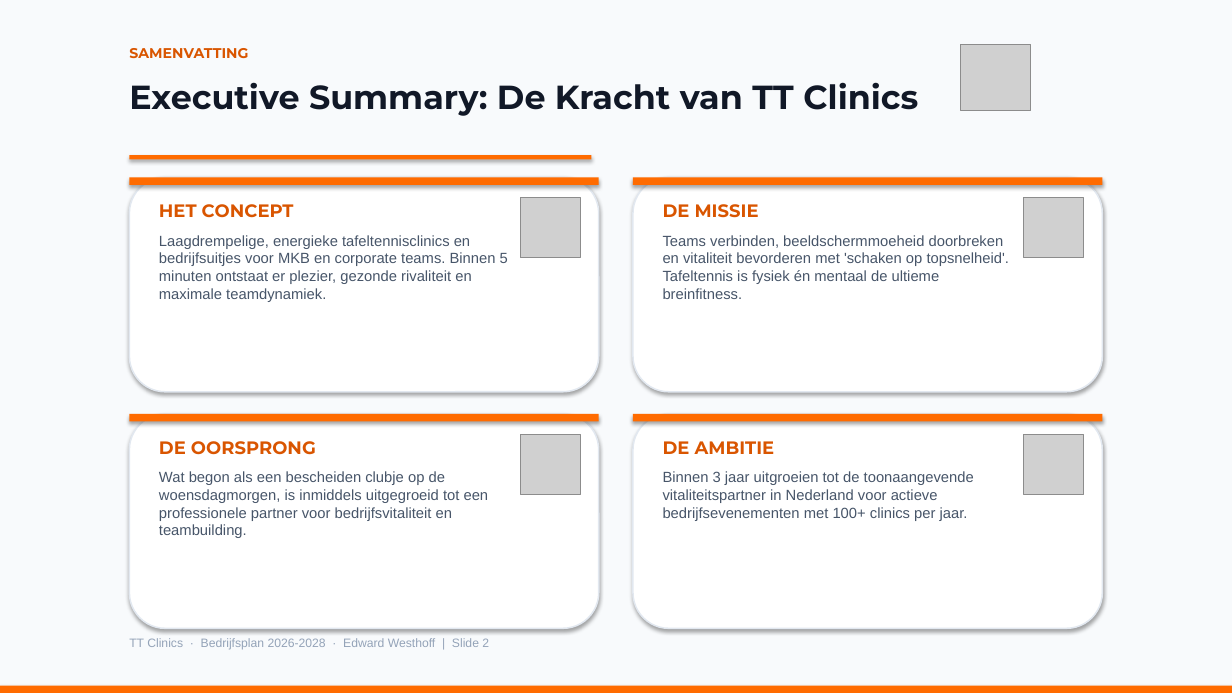
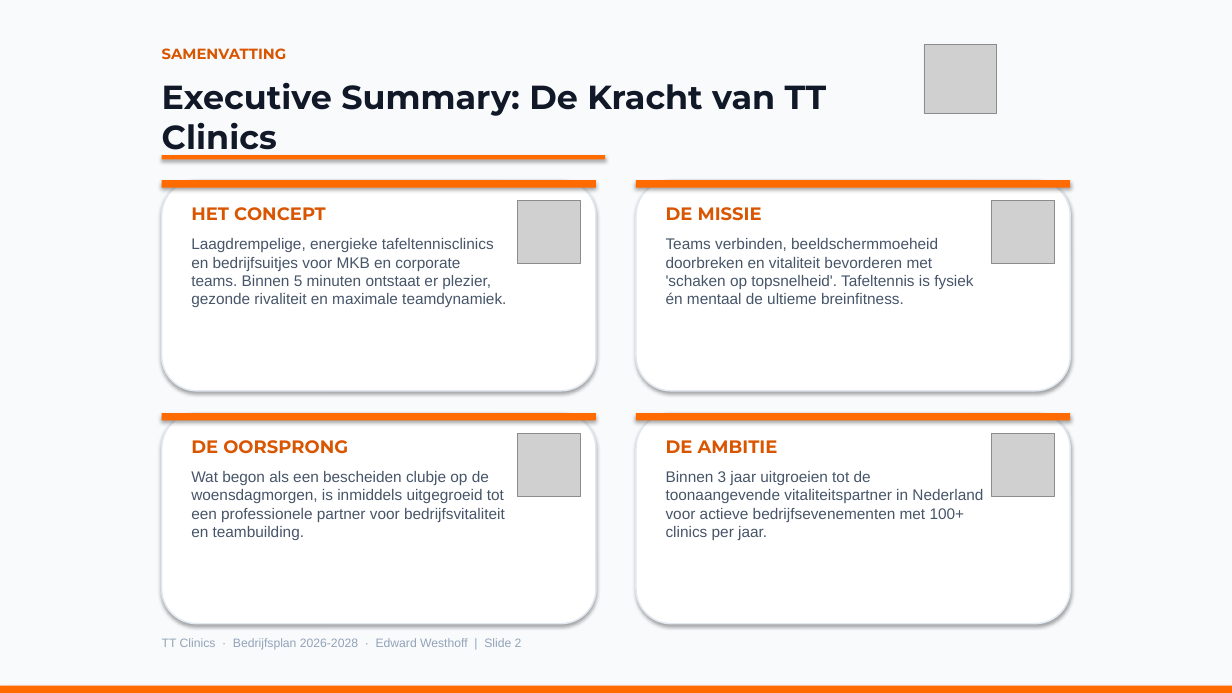
Before and after one commit to radder1972/TTClinics, a slide deck: slide 2 of TT_Clinics_Bedrijfsplan.pptx. Drawn at 1232x693 pixels with LibreOffice and Linux fonts; fonts in the diff are those of the drawing; grey boxes stand for pictures. Boxes give left, top, right and bottom in pixels: in the first picture for what was removed or moved away, otherwise in the second. Text is boxed around its words. In the diff, an @@ line names an element or a change of style, - is before the commit and + after.

Commit message:
Align icons with website SVG style, enlarge Edward photo and typography, and increase slide inner margins

```diff
--- a/TT_Clinics_Bedrijfsplan.pptx
+++ b/TT_Clinics_Bedrijfsplan.pptx
@@ text "SAMENVATTING": place and size @@
-text "SAMENVATTING" at (129, 48, 248, 58)
+text "SAMENVATTING" at (162, 48, 287, 59)
@@ text "SAMENVATTING" at (162, 48, 287, 59): size 11 to 11.5 pt @@
@@ picture: place and size @@
-picture at (961, 44, 1031, 111)
+picture at (924, 44, 997, 114)
@@ text "Executive Summary: De Kracht van ..." rewrapped from (129, 82, 918, 116) to (162, 82, 827, 157) @@
@@ rectangle: place and size @@
-rectangle at (129, 155, 592, 159)
+rectangle at (162, 155, 605, 159)
@@ rounded rectangle: place and size @@
-rounded rectangle at (129, 177, 599, 392)
+rounded rectangle at (162, 180, 596, 391)
@@ rectangle: place and size @@
-rectangle at (129, 177, 599, 185)
+rectangle at (162, 180, 596, 188)
@@ text "HET CONCEPT": place and size @@
-text "HET CONCEPT" at (159, 204, 508, 302)
+text "HET CONCEPT" at (191, 207, 506, 307)
@@ picture: place and size @@
-picture at (520, 198, 580, 258)
+picture at (518, 201, 580, 263)
@@ rounded rectangle: place and size @@
-rounded rectangle at (633, 177, 1103, 392)
+rounded rectangle at (636, 180, 1070, 391)
@@ rectangle: place and size @@
-rectangle at (633, 177, 1103, 185)
+rectangle at (636, 180, 1070, 188)
@@ picture: place and size @@
-picture at (1024, 198, 1084, 258)
+picture at (992, 201, 1055, 263)
@@ text at (191, 238, 506, 307): size 11.5 to 12 pt @@
@@ text at (666, 238, 973, 304): size 11.5 to 12 pt @@
@@ rounded rectangle: place and size @@
-rounded rectangle at (129, 414, 599, 628)
+rounded rectangle at (162, 413, 596, 624)
@@ rectangle: place and size @@
-rectangle at (129, 414, 599, 421)
+rectangle at (162, 413, 596, 421)
@@ rounded rectangle: place and size @@
-rounded rectangle at (633, 414, 1103, 628)
+rounded rectangle at (636, 413, 1070, 624)
@@ rectangle: place and size @@
-rectangle at (633, 414, 1103, 421)
+rectangle at (636, 413, 1070, 421)
@@ text "DE OORSPRONG": place and size @@
-text "DE OORSPRONG" at (159, 441, 489, 538)
+text "DE OORSPRONG" at (191, 440, 505, 540)
@@ picture: place and size @@
-picture at (1024, 434, 1084, 494)
+picture at (992, 433, 1055, 496)
@@ text at (191, 471, 505, 540): size 11.5 to 12 pt @@
@@ text at (666, 471, 983, 540): size 11.5 to 12 pt @@
@@ text "TT Clinics · Bedrijfsplan 2026-2028 ...": place and size @@
-text "TT Clinics · Bedrijfsplan 2026-2028 ..." at (129, 638, 489, 650)
+text "TT Clinics · Bedrijfsplan 2026-2028 ..." at (162, 638, 522, 650)
```
Also in this commit, not shown: 10 other slides changed, 8 other files.
